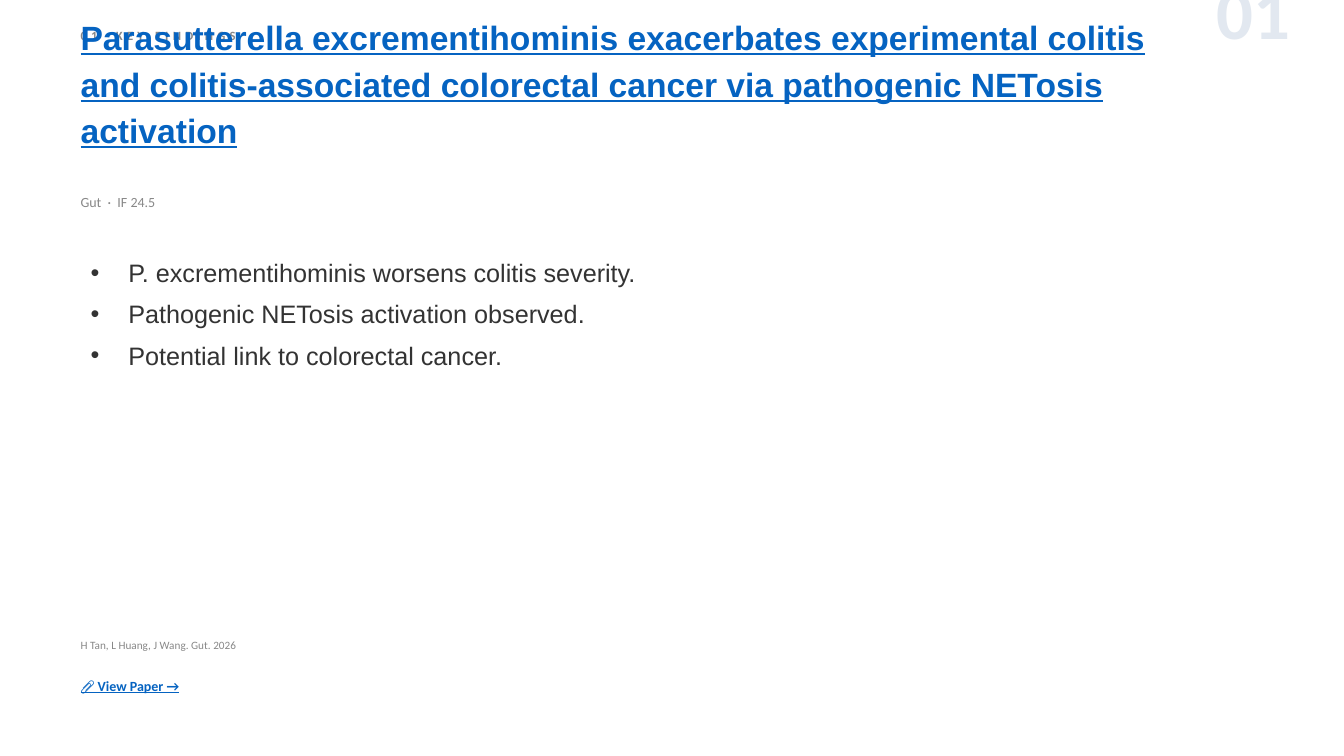
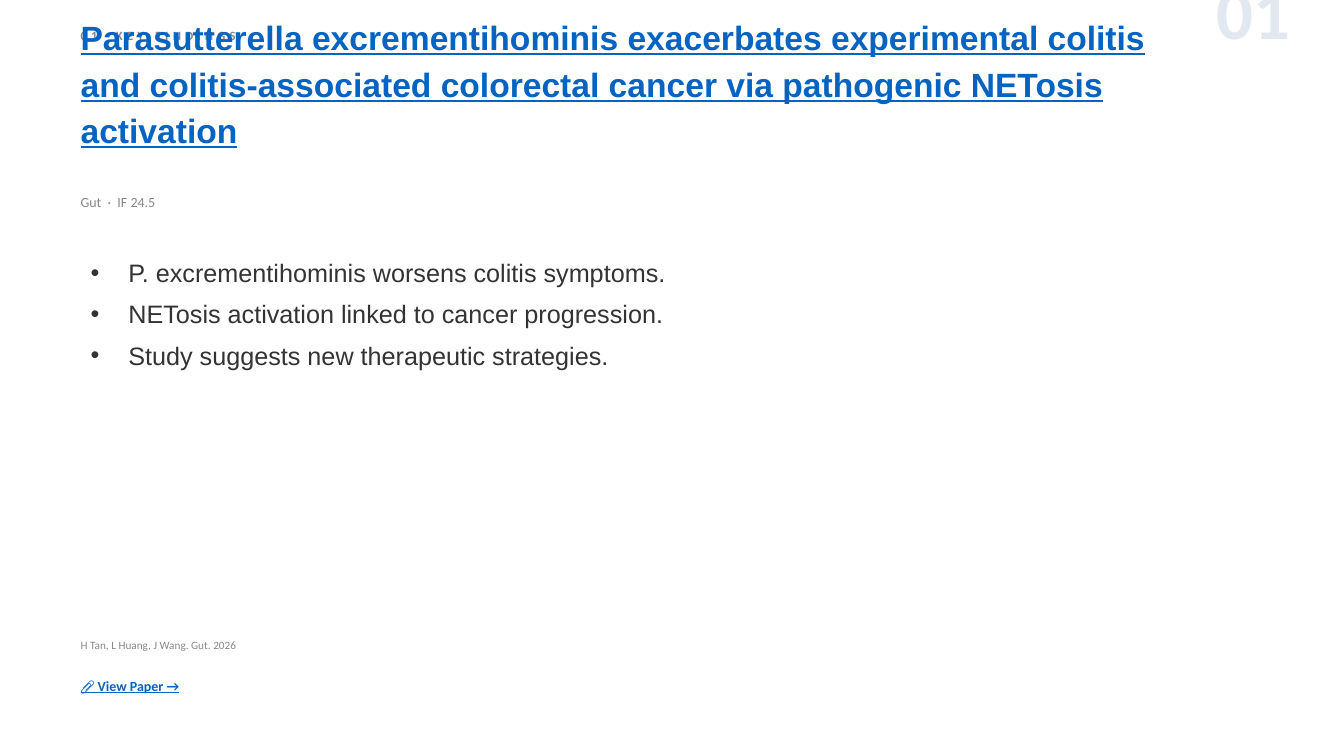
Before and after one commit to jejenhu-maker/colorectal-weekly-digest, a slide deck: slide 3 of docs/digest-en.pptx. Drawn at 1344x756 pixels with LibreOffice and Linux fonts; fonts in the diff are those of the drawing. Boxes give left, top, right and bottom in pixels: in the first picture for what was removed or moved away, otherwise in the second. Text is boxed around its words. In the diff, an @@ line names an element or a change of style, - is before the commit and + after.

```diff
--- a/docs/digest-en.pptx
+++ b/docs/digest-en.pptx
@@ text at (x1=128, y1=263, x2=666, y2=370): text changed @@
-• P. excrementihominis worsens colitis severity.
-• Pathogenic NETosis activation observed.
-• Potential link to colorectal cancer.
+• P. excrementihominis worsens colitis symptoms.
+• NETosis activation linked to cancer progression.
+• Study suggests new therapeutic strategies.
```
Also in this commit, not shown: 11 other slides changed, 2 slides added, 2 slides removed, 2 other files.
